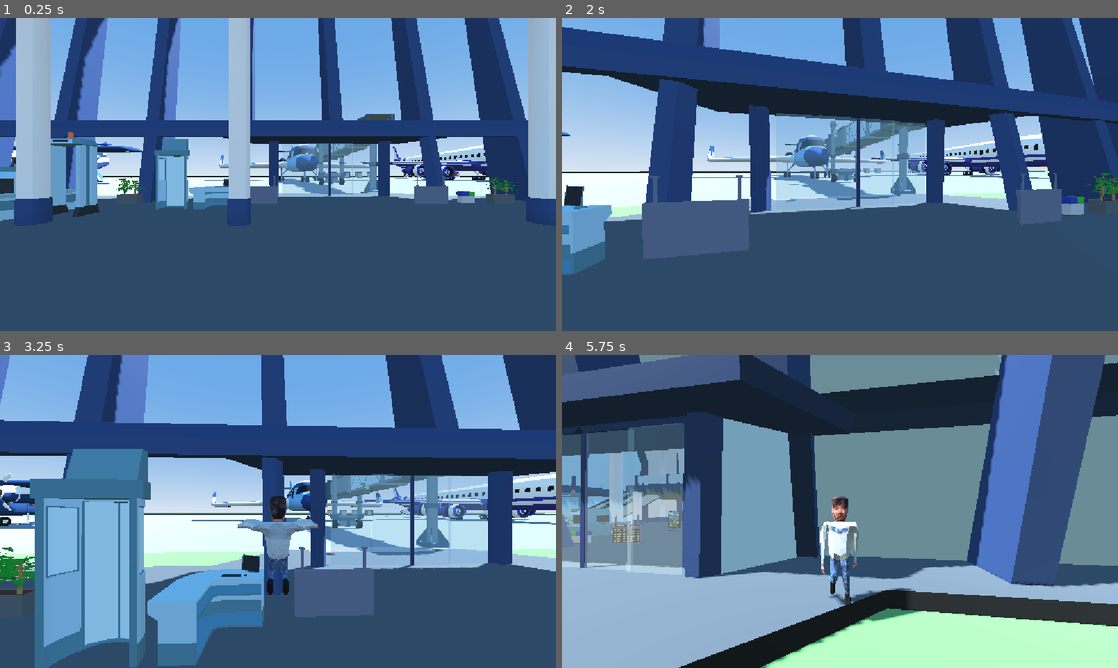
Above: before the commit, frames 1-4 (two rows, left to right).
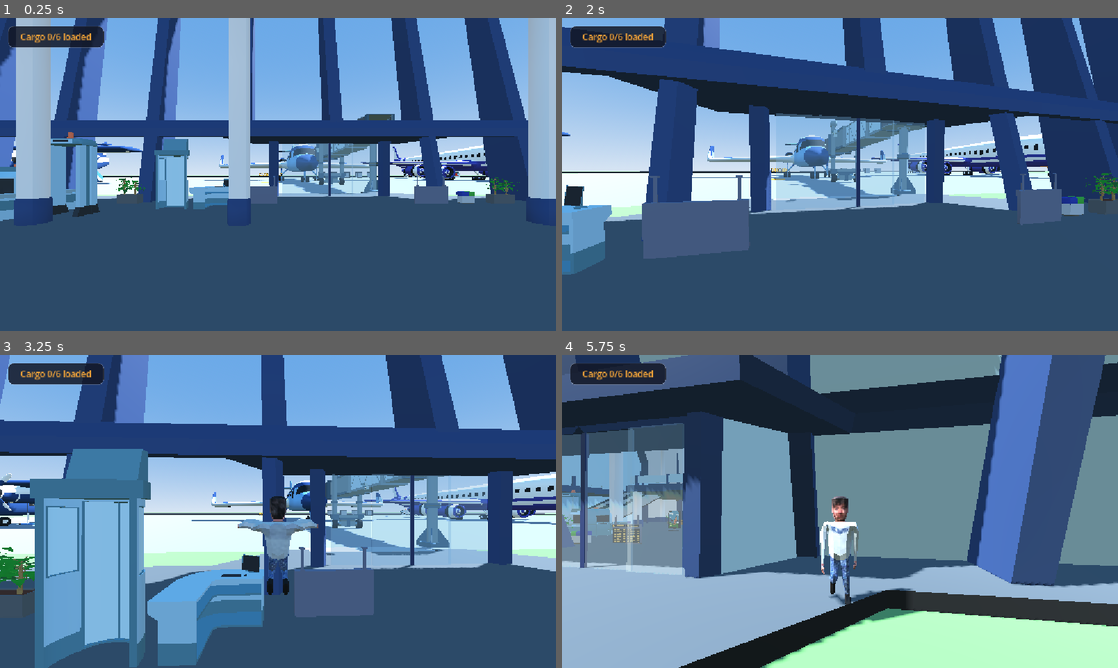
Above: after the commit, the same moments.

Repository: Antsy-Airlines/AntsyAirlinesGodot
Game: Godot game, scene res://scenes/levels/airport.tscn
Two runs of this game, one before a commit and one after it. Both use one fixed random seed, a clock stepped at 60 frames per second and the inputs below. This scene is started directly instead of the project's main scene.
Inputs (mouse positions are in pixels of both pictures, inside the frame that each line leads up to):
- Up to frame 1 (0.25 s): no input
- Up to frame 2 (2 s): tap Enter at 0.5 s; move the mouse to (834, 180) at 0.52 s; hold E (interact) 0.53-1.28 s; hold W (move_forward) from 0.53 s (still down); tap Space (jump) at 0.77, 1.52 s; move the mouse to (878, 177) at 1.27 s; tap E (interact) at 1.35 s
- Up to frame 3 (3.25 s): move the mouse to (233, 508) at 2.02 s; hold V (switch_camera) 2.03-2.78 s; tap E (interact) at 2.3, 2.85 s; move the mouse to (283, 511) at 2.77 s; release W (move_forward) at 2.78 s; hold A (move_left) from 2.78 s (still down); tap Space (jump) at 3.02 s
- Up to frame 4 (5.75 s): move the mouse to (817, 505) at 3.52 s; release A (move_left) at 3.53 s; hold E (interact) 3.53-4.28 s; hold W (move_forward) from 3.53 s (still down); tap Space (jump) at 3.77, 4.52 s; move the mouse to (867, 511) at 4.27 s; tap V (switch_camera) at 4.35 s; tap E (interact) at 4.55 s; move the mouse to (812, 511) at 5.02 s; hold E (interact) from 5.03 s (still down)

The runs differ from the first frame. In frame 1, 1.2% of the frame differs, in the area x 1-51%, y 2-53%; in frame 2, 1.2%, in the area x 1-41%, y 2-52%; in frame 3, 1.2%; in frame 4, 1.2%.

Commit message:
feat: carry crates to the plane with a server-run cargo manager

Diff:
--- a/scenes/levels/airport.tscn
+++ b/scenes/levels/airport.tscn
@@ -36,6 +36,9 @@
 [ext_resource type="PackedScene" path="res://assets/airport/pieces/ticket_machine.scn" id="34_ticket_machine"]
 [ext_resource type="PackedScene" path="res://assets/airport/pieces/trash_can.scn" id="35_trash_can"]
 [ext_resource type="PackedScene" path="res://scenes/props/sliding_door.tscn" id="36_sliding_door"]
+[ext_resource type="Script" path="res://scripts/gameplay/cargo_manager.gd" id="37_cargo"]
+[ext_resource type="PackedScene" path="res://scenes/props/cargo_crate.tscn" id="38_crate"]
+[ext_resource type="PackedScene" path="res://scenes/ui/cargo_hud.tscn" id="39_cargo_hud"]
 
 [sub_resource type="ProceduralSkyMaterial" id="ProceduralSkyMaterial_sky"]
 sky_top_color = Color(0.32, 0.52, 0.82, 1)
@@ -82,6 +85,14 @@
 [sub_resource type="BoxShape3D" id="BoxShape3D_ramp"]
 size = Vector3(4.023, 0.3, 8.3)
 
+[sub_resource type="StandardMaterial3D" id="StandardMaterial3D_hold"]
+albedo_color = Color(0.98, 0.58, 0.16, 1)
+roughness = 1.0
+
+[sub_resource type="PlaneMesh" id="PlaneMesh_hold"]
+material = SubResource("StandardMaterial3D_hold")
+size = Vector2(6, 5)
+
 [node name="Airport" type="Node3D"]
 script = ExtResource("1_airport")
 
@@ -406,3 +417,43 @@
 
 [node name="Spawn8" type="Marker3D" parent="SpawnPoints"]
 transform = Transform3D(0, 0, 1, 0, 1, 0, -1, 0, 0, -89.5, 0.6, -25.5)
+
+[node name="Cargo" type="Node3D" parent="."]
+script = ExtResource("37_cargo")
+
+[node name="Crates" type="Node3D" parent="Cargo"]
+
+[node name="Crate1" parent="Cargo/Crates" instance=ExtResource("38_crate")]
+transform = Transform3D(1, 0, 0, 0, 1, 0, 0, 0, 1, -97, 0.42, -14)
+
+[node name="Crate2" parent="Cargo/Crates" instance=ExtResource("38_crate")]
+transform = Transform3D(1, 0, 0, 0, 1, 0, 0, 0, 1, -97, 0.42, -12.6)
+
+[node name="Crate3" parent="Cargo/Crates" instance=ExtResource("38_crate")]
+transform = Transform3D(1, 0, 0, 0, 1, 0, 0, 0, 1, -97, 0.42, -11.2)
+
+[node name="Crate4" parent="Cargo/Crates" instance=ExtResource("38_crate")]
+transform = Transform3D(1, 0, 0, 0, 1, 0, 0, 0, 1, -95.6, 0.42, -14)
+
+[node name="Crate5" parent="Cargo/Crates" instance=ExtResource("38_crate")]
+transform = Transform3D(1, 0, 0, 0, 1, 0, 0, 0, 1, -95.6, 0.42, -12.6)
+
+[node name="Crate6" parent="Cargo/Crates" instance=ExtResource("38_crate")]
+transform = Transform3D(1, 0, 0, 0, 1, 0, 0, 0, 1, -95.6, 0.42, -11.2)
+
+[node name="HoldZone" type="Node3D" parent="Cargo"]
+transform = Transform3D(1, 0, 0, 0, 1, 0, 0, 0, 1, -37, 0.02, -35)
+
+[node name="Pad" type="MeshInstance3D" parent="Cargo/HoldZone"]
+mesh = SubResource("PlaneMesh_hold")
+
+[node name="Sign" type="Label3D" parent="Cargo/HoldZone"]
+transform = Transform3D(1, 0, 0, 0, 1, 0, 0, 0, 1, 0, 2.2, 0)
+billboard = 1
+modulate = Color(0.98, 0.66, 0.22, 1)
+outline_size = 14
+font_size = 96
+pixel_size = 0.01
+text = "CARGO HOLD"
+
+[node name="CargoHud" parent="Cargo" instance=ExtResource("39_cargo_hud")]
--- /dev/null
+++ b/scenes/ui/cargo_hud.tscn
@@ -0,0 +1,59 @@
+[gd_scene format=3]
+
+[ext_resource type="Script" path="res://scripts/ui/cargo_hud.gd" id="1_cargo_hud"]
+
+[sub_resource type="StyleBoxFlat" id="StyleBoxFlat_box"]
+content_margin_left = 18.0
+content_margin_top = 10.0
+content_margin_right = 18.0
+content_margin_bottom = 10.0
+bg_color = Color(0.07, 0.09, 0.15, 0.85)
+border_width_left = 1
+border_width_top = 1
+border_width_right = 1
+border_width_bottom = 1
+border_color = Color(1, 1, 1, 0.08)
+corner_radius_top_left = 12
+corner_radius_top_right = 12
+corner_radius_bottom_right = 12
+corner_radius_bottom_left = 12
+
+[node name="CargoHud" type="CanvasLayer"]
+script = ExtResource("1_cargo_hud")
+
+[node name="CounterPanel" type="PanelContainer" parent="."]
+offset_left = 16.0
+offset_top = 16.0
+offset_right = 216.0
+offset_bottom = 58.0
+theme_override_styles/panel = SubResource("StyleBoxFlat_box")
+
+[node name="Counter" type="Label" parent="CounterPanel"]
+unique_name_in_owner = true
+layout_mode = 2
+theme_override_colors/font_color = Color(0.98, 0.66, 0.22, 1)
+theme_override_font_sizes/font_size = 18
+text = "Cargo 0/0 loaded"
+horizontal_alignment = 1
+
+[node name="PromptPanel" type="PanelContainer" parent="."]
+unique_name_in_owner = true
+anchors_preset = 7
+anchor_left = 0.5
+anchor_top = 1.0
+anchor_right = 0.5
+anchor_bottom = 1.0
+offset_left = -150.0
+offset_top = -110.0
+offset_right = 150.0
+offset_bottom = -70.0
+grow_horizontal = 2
+grow_vertical = 0
+theme_override_styles/panel = SubResource("StyleBoxFlat_box")
+
+[node name="Prompt" type="Label" parent="PromptPanel"]
+unique_name_in_owner = true
+layout_mode = 2
+theme_override_colors/font_color = Color(1, 0.95, 0.86, 1)
+theme_override_font_sizes/font_size = 17
+horizontal_alignment = 1
--- /dev/null
+++ b/scripts/gameplay/cargo_manager.gd
@@ -0,0 +1,262 @@
+extends Node3D
+## Cargo loading: players press E to pick up a crate, carry it out to the plane and drop it on the cargo hold pad.
+## The server decides who holds what and what counts as loaded. Every computer just shows the result.
+
+signal cargo_changed(loaded: int, total: int) # everyone: how many crates are in the hold
+signal prompt_changed(text: String) # this computer: what the E hint should say ("" hides it)
+
+# Declaring Default/Const variables
+const PICK_RANGE := 2.5 # metres a player can reach a crate from
+const DROP_AHEAD := 1.3 # metres in front of the player a crate is put down
+const HOLD_COLS := 3 # crates per row in the hold
+const HOLD_GAP := 1.1 # metres between crates in the hold
+
+@export var hold_size: Vector2 = Vector2(6, 5) # width (x) and depth (z) of the hold pad, in metres
+
+# Getting References for everyone in the scene
+@onready var _crates: Node3D = $Crates # every crate in this level
+@onready var _hold: Node3D = $HoldZone # middle of the cargo hold pad next to the plane
+
+# Declaring tracking variables
+var _prompt: String = "" # last hint we showed, so we only send changes
+
+
+# Called when the node enters the scene tree for the first time.
+func _ready() -> void:
+	# showing the counter from the start (deferred so the HUD is connected first)
+	_emit_count.call_deferred()
+
+	# the server drops crates for players who leave; everyone else asks where the crates are
+	if multiplayer.is_server():
+		HighLevelNetworkHandler.player_left.connect(_on_player_left)
+	else:
+		_request_state.rpc_id(1)
+
+
+# Called every frame. 'delta' is the elapsed time since the previous frame.
+func _process(_delta: float) -> void:
+	# updating the E hint for our own player
+	var text = _hint_for(_player(multiplayer.get_unique_id()))
+	if text != _prompt:
+		_prompt = text
+		prompt_changed.emit(text)
+
+
+func _unhandled_input(event: InputEvent) -> void:
+	# only E matters here
+	if not event.is_action_pressed("interact"):
+		return
+
+	# Guard case for a computer without a player (the server)
+	if _player(multiplayer.get_unique_id()) == null:
+		return
+
+	_request_interact.rpc_id(1) # the server decides if this is a pick up or a drop
+
+
+func _hint_for(me: Node3D) -> String:
+	## This function says what pressing E would do for a player right now ("" if nothing)
+	# me: our own player, or null
+	# Guard case for no player
+	if me == null:
+		return ""
+
+	# carrying: E drops it (or loads it if we are on the pad)
+	var held = _held_by(me.name.to_int())
+	if held != null:
+		return "Press E to load the crate" if _in_hold(_drop_spot(me)) else "Press E to drop the crate"
+
+	# a crate in reach: E picks it up
+	if _nearest_free(me.global_position) != null:
+		return "Press E to pick up"
+	return ""
+
+
+@rpc("any_peer", "call_local", "reliable")
+func _request_interact() -> void:
+	## This function runs on the server when a player presses E
+	var id = _sender_id()
+	var player = _player(id)
+
+	# Guard case for a player the server doesn't know
+	if player == null:
+		return
+
+	# holding a crate: putting it down
+	var held = _held_by(id)
+	if held != null:
+		_drop(held, player)
+		return
+
+	# hands free: picking up the nearest crate in reach
+	var crate = _nearest_free(player.global_position)
+	if crate != null:
+		_set_holder.rpc(crate.name, id)
+
+
+func _drop(crate: Node3D, player: Node3D) -> void:
+	## This function puts a carried crate down: in the hold if the player is at the pad, else on the ground
+	# crate: the crate being carried
+	# player: who carries it
+	var spot = _drop_spot(player)
+
+	# on the pad it counts as loaded and goes in the next free spot in the hold
+	if _in_hold(spot):
+		_set_loaded.rpc(crate.name, _loaded_count())
+		return
+
+	_set_placed.rpc(crate.name, Transform3D(Basis(Vector3.UP, player.rotation.y), _ground_at(spot)))
+
+
+func _drop_spot(player: Node3D) -> Vector3:
+	## This function finds where a crate would land in front of a player (stopping short of walls)
+	# player: who is dropping
+	var forward = player.global_basis.z # the player rig faces +z
+	var from = player.global_position + Vector3.UP
+	var to = from + forward * DROP_AHEAD
+
+	# checking for a wall between the player and the drop spot
+	var query = PhysicsRayQueryParameters3D.create(from, to)
+	query.exclude = [player.get_rid()]
+	var hit = get_world_3d().direct_space_state.intersect_ray(query)
+	if hit:
+		to = hit.position - forward * 0.5 # backing off so the crate isn't inside the wall
+	return to
+
+
+func _ground_at(spot: Vector3) -> Vector3:
+	## This function finds the floor under a spot, so crates sit on it
+	# spot: point above the floor
+	var query = PhysicsRayQueryParameters3D.create(spot + Vector3.UP, spot + Vector3.DOWN * 5.0)
+
+	# ignoring carried crates, they aren't solid
+	var hit = get_world_3d().direct_space_state.intersect_ray(query)
+	if hit:
+		return hit.position
+	return spot
+
+
+@rpc("authority", "call_local", "reliable")
+func _set_holder(crate_name: String, id: int) -> void:
+	## This function runs on everyone when a player picks up a crate
+	# crate_name: which crate
+	# id: who picked it up
+	_crates.get_node(crate_name).set_holder(id)
+
+
+@rpc("authority", "call_local", "reliable")
+func _set_placed(crate_name: String, spot: Transform3D) -> void:
+	## This function runs on everyone when a crate is put down on the ground
+	# crate_name: which crate
+	# spot: where it now sits
+	_crates.get_node(crate_name).place(spot)
+
+
+@rpc("authority", "call_local", "reliable")
+func _set_loaded(crate_name: String, slot: int) -> void:
+	## This function runs on everyone when a crate is put in the hold
+	# crate_name: which crate
+	# slot: its place in the hold (0 for the first crate loaded)
+	var crate = _crates.get_node(crate_name)
+	crate.loaded = true
+	crate.place(_hold_slot(slot))
+	_emit_count()
+
+
+func _hold_slot(slot: int) -> Transform3D:
+	## This function gives the spot for the nth crate in the hold, in neat rows
+	# slot: 0 for the first crate loaded
+	var col = slot % HOLD_COLS
+	var row = slot / HOLD_COLS
+	var off_vec = Vector3((col - (HOLD_COLS - 1) / 2.0) * HOLD_GAP, 0, (row - 0.5) * HOLD_GAP)
+	return _hold.global_transform * Transform3D(Basis(), off_vec)
+
+
+@rpc("any_peer", "call_remote", "reliable")
+func _request_state() -> void:
+	## This function runs on the server when a computer loads the airport and asks where every crate is
+	var states = []
+	for crate in _crates.get_children():
+		states.append([crate.name, crate.holder_id, crate.loaded, crate.global_transform])
+	_apply_state.rpc_id(_sender_id(), states)
+
+
+@rpc("authority", "call_remote", "reliable")
+func _apply_state(states: Array) -> void:
+	## This function runs on a client with the server's view of every crate
+	# states: [name, holder, loaded, transform] for each crate
+	for state in states:
+		var crate = _crates.get_node(String(state[0]))
+		crate.loaded = state[2]
+		crate.place(state[3])
+		crate.set_holder(state[1])
+	_emit_count()
+
+
+func _on_player_left(id: int) -> void:
+	## This function drops the crate of a player who left, right where they were
+	# id: the player who left
+	var held = _held_by(id)
+	if held != null:
+		_set_placed.rpc(held.name, Transform3D(Basis(Vector3.UP, held.rotation.y), _ground_at(held.global_position)))
+
+
+func _nearest_free(pos: Vector3) -> Node3D:
+	## This function finds the closest crate in reach that nobody holds and isn't loaded (or null)
+	# pos: where the player stands
+	var best = null
+	var best_dist = PICK_RANGE
+	for crate in _crates.get_children():
+		# skipping crates that are taken or already in the plane
+		if crate.holder_id != 0 or crate.loaded:
+			continue
+
+		# measuring on the floor only, so height doesn't matter
+		var dif = crate.global_position - pos
+		var dist = Vector2(dif.x, dif.z).length()
+		if dist < best_dist:
+			best = crate
+			best_dist = dist
+	return best
+
+
+func _held_by(id: int) -> Node3D:
+	## This function finds the crate a player carries (or null)
+	# id: the player
+	for crate in _crates.get_children():
+		if crate.holder_id == id:
+			return crate
+	return null
+
+
+func _in_hold(spot: Vector3) -> bool:
+	## This function says if a spot is on the cargo hold pad
+	# spot: where a crate would land
+	var local = _hold.to_local(spot)
+	return absf(local.x) <= hold_size.x / 2.0 and absf(local.z) <= hold_size.y / 2.0
+
+
+func _loaded_count() -> int:
+	## This function counts the crates already in the hold
+	var count = 0
+	for crate in _crates.get_children():
+		if crate.loaded:
+			count += 1
+	return count
+
+
+func _emit_count() -> void:
+	## This function tells the HUD how many crates are loaded
+	cargo_changed.emit(_loaded_count(), _crates.get_child_count())
+
+
+func _player(id: int) -> Node3D:
+	## This function finds a player by peer id (players are named by their id)
+	# id: the peer
+	return get_tree().current_scene.get_node_or_null(str(id))
+
+
+func _sender_id() -> int:
+	## This function gives the peer that sent the current message (ourselves when it was a local call)
+	var id = multiplayer.get_remote_sender_id()
+	return id if id != 0 else multiplayer.get_unique_id()
--- /dev/null
+++ b/scripts/ui/cargo_hud.gd
@@ -0,0 +1,37 @@
+extends CanvasLayer
+## Cargo overlay: how many crates are in the plane, and what pressing E will do right now.
+## Sits under the cargo manager and listens to its signals.
+
+# Getting References for everyone in the scene
+@onready var _counter: Label = %Counter # "Cargo 2/6 loaded"
+@onready var _prompt_panel: PanelContainer = %PromptPanel # box around the E hint
+@onready var _prompt: Label = %Prompt # "Press E to pick up"
+
+
+# Called when the node enters the scene tree for the first time.
+func _ready() -> void:
+	# the server has no screen, so it doesn't need the overlay
+	if HighLevelNetworkHandler.is_server_launch():
+		queue_free()
+		return
+
+	# hiding the hint until there is something to do
+	_prompt_panel.visible = false
+
+	var cargo = get_parent() # the cargo manager
+	cargo.cargo_changed.connect(_show_count)
+	cargo.prompt_changed.connect(_show_prompt)
+
+
+func _show_count(loaded: int, total: int) -> void:
+	## This function updates the loaded counter
+	# loaded: crates in the hold
+	# total: crates in the level
+	_counter.text = "Cargo %d/%d loaded" % [loaded, total]
+
+
+func _show_prompt(text: String) -> void:
+	## This function shows or hides the E hint
+	# text: what to show ("" hides it)
+	_prompt.text = text
+	_prompt_panel.visible = text != ""
Not shown, added: scripts/gameplay/cargo_manager.gd.uid
Not shown, added: scripts/ui/cargo_hud.gd.uid
